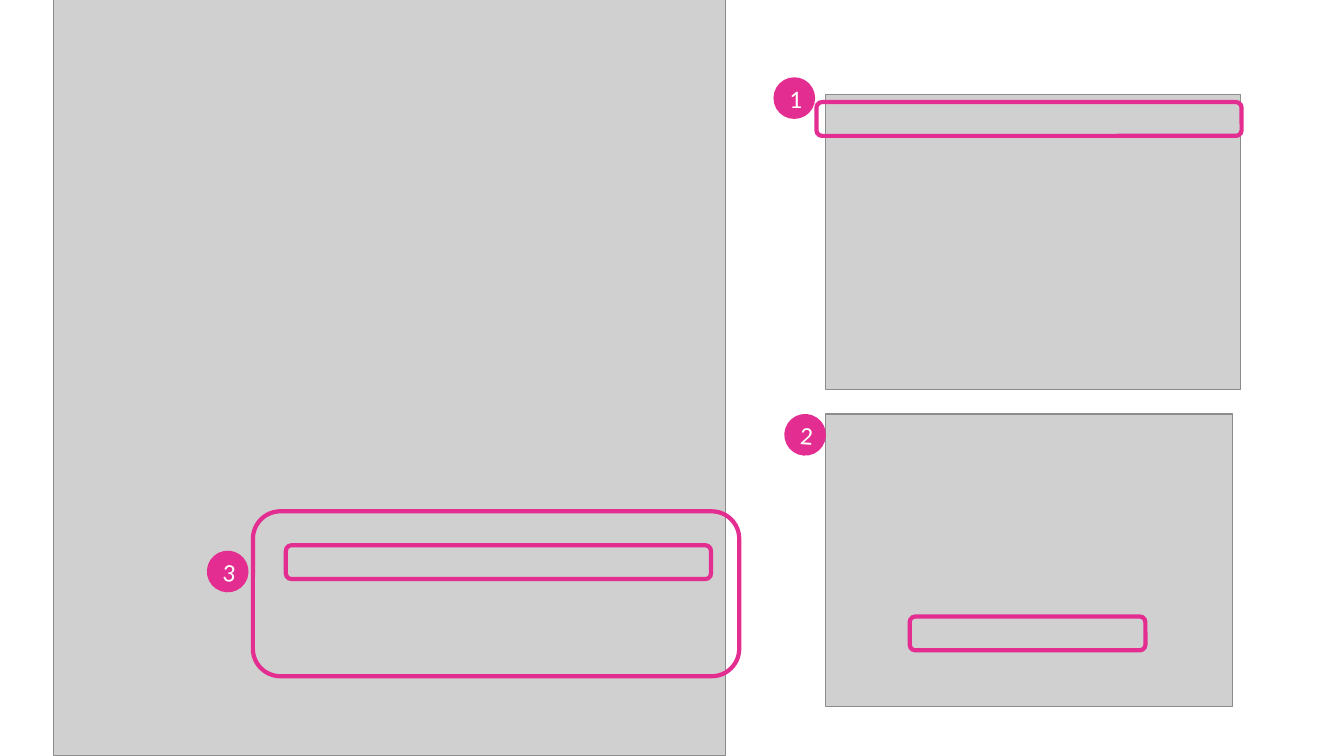
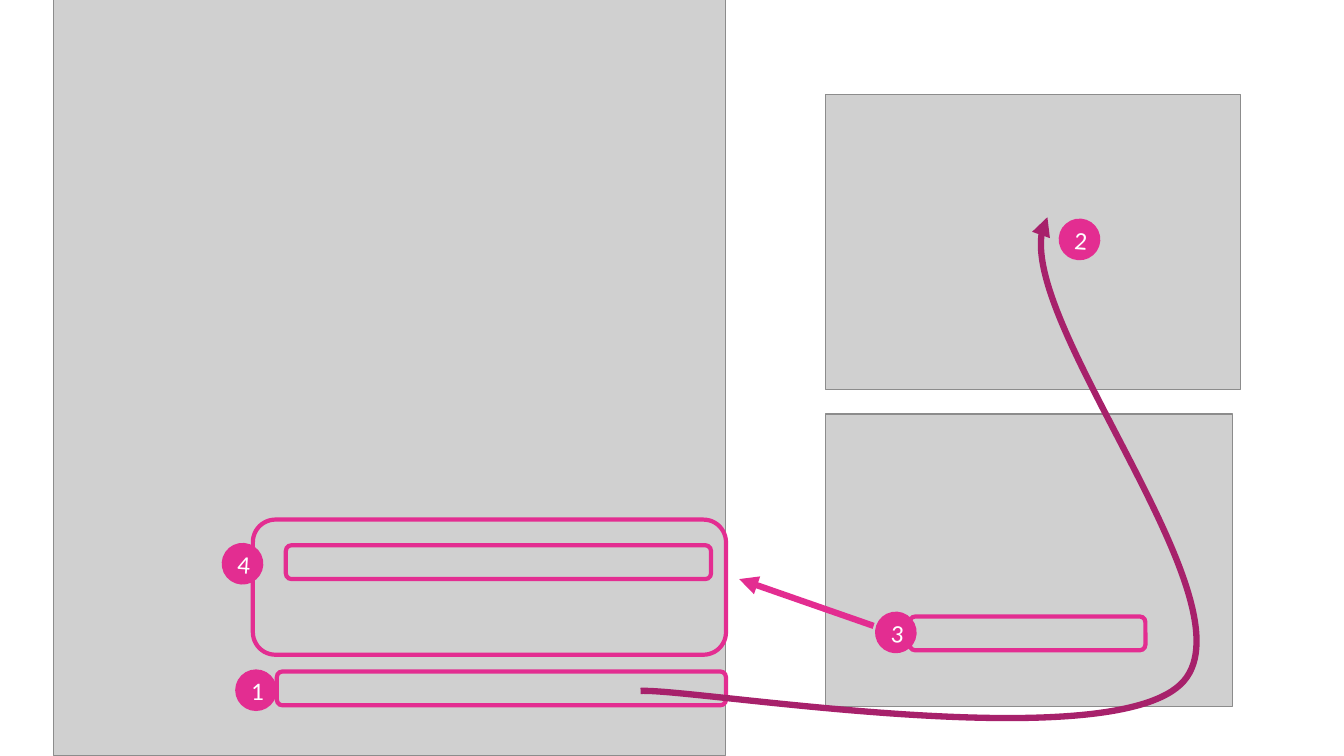
Before and after one commit to tim-montmorency/rel-unity, a slide deck: slide 1 of docs/xr_scene/xr_scene.pptx. Drawn at 1344x756 pixels with LibreOffice and Linux fonts; fonts in the diff are those of the drawing; grey boxes stand for pictures. Boxes give left, top, right and bottom in pixels: in the first picture for what was removed or moved away, otherwise in the second. Text is boxed around its words. In the diff, an @@ line names an element or a change of style, - is before the commit and + after.

```diff
--- a/docs/xr_scene/xr_scene.pptx
+++ b/docs/xr_scene/xr_scene.pptx
@@ freeform shape added at (640, 217, 1196, 718), outline #A8216B 4.5 pt @@
@@ ellipse "2": place and size @@
-ellipse "2" at (783, 413, 827, 457)
+ellipse "2" at (1057, 217, 1101, 262)
@@ rounded rectangle: place and size @@
-rounded rectangle at (253, 511, 739, 677)
+rounded rectangle at (253, 519, 726, 654)
@@ ellipse added at (220, 542, 265, 586), fill #E32D91, 18 pt, text #FFFFFF @@
+4
@@ arrow added from (874, 626) to (739, 580), #E32D91 4.5 pt @@
@@ ellipse "3": place and size @@
-ellipse "3" at (205, 549, 249, 593)
+ellipse "3" at (874, 611, 918, 655)
@@ ellipse "1": place and size @@
-ellipse "1" at (773, 78, 815, 119)
+ellipse "1" at (235, 669, 276, 711)
@@ rounded rectangle: place and size @@
-rounded rectangle at (817, 102, 1242, 136)
+rounded rectangle at (277, 671, 727, 706)
```
Also in this commit, not shown: 9 other files.
